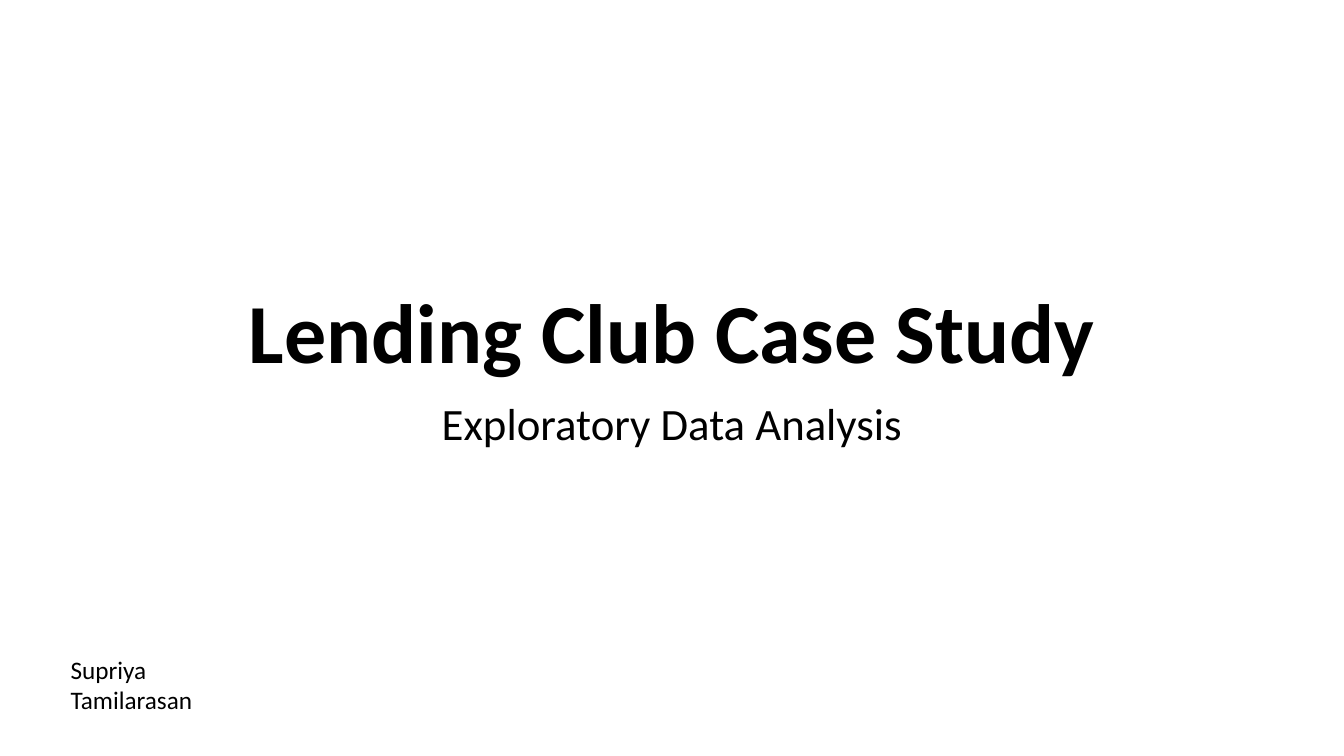
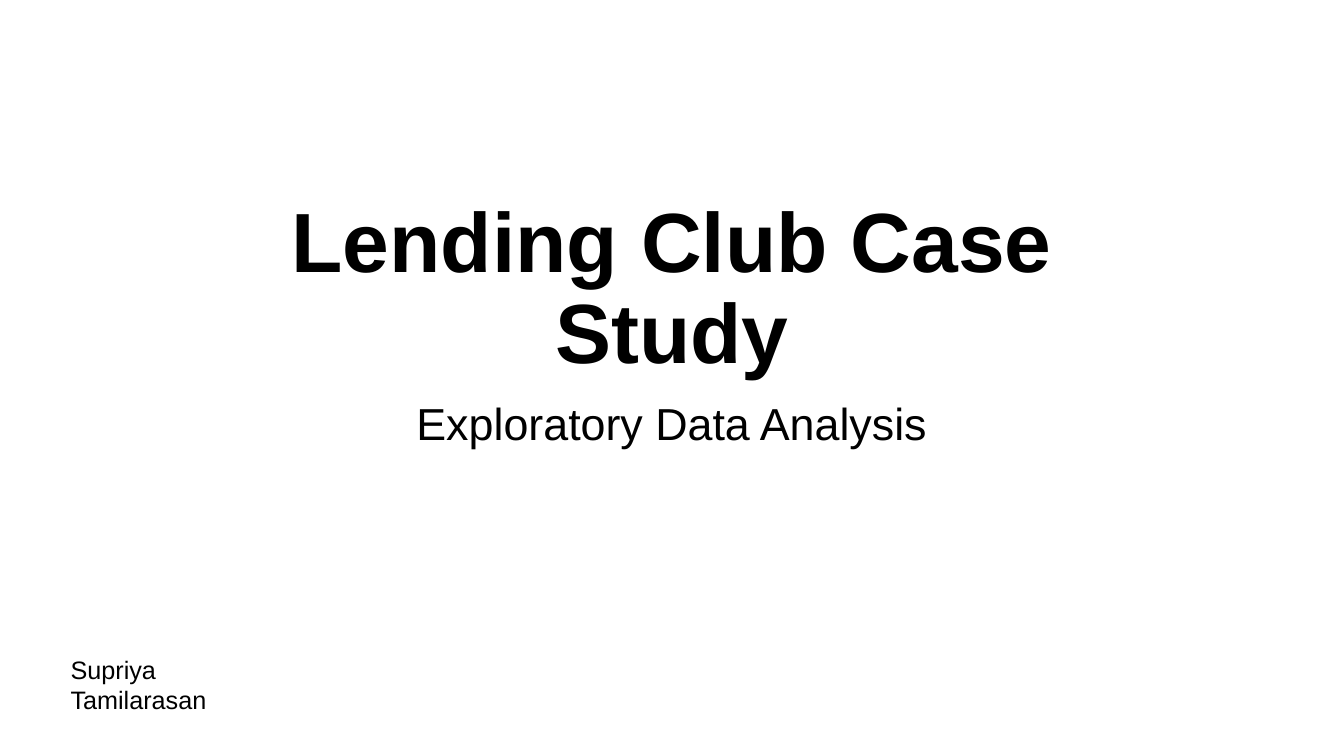
Before and after one commit to supriyaKU23/LendingClubCaseStudy, a slide deck: slide 1 of Lending Club Case Study.pptx. Drawn at 1344x756 pixels with LibreOffice and Linux fonts; fonts in the diff are those of the drawing. Boxes give left, top, right and bottom in pixels: in the first picture for what was removed or moved away, otherwise in the second. Text is boxed around its words. In the diff, an @@ line names an element or a change of style, - is before the commit and + after.

```diff
--- a/Lending Club Case Study.pptx
+++ b/Lending Club Case Study.pptx
@@ font Calibri to Arial in 3 elements at (x1=292, y1=211, x2=1052, y2=379), (x1=416, y1=407, x2=927, y2=449), (x1=71, y1=660, x2=207, y2=710) @@
```
Also in this commit, not shown: 9 other slides changed, 20 slides added, 2 slides removed.
